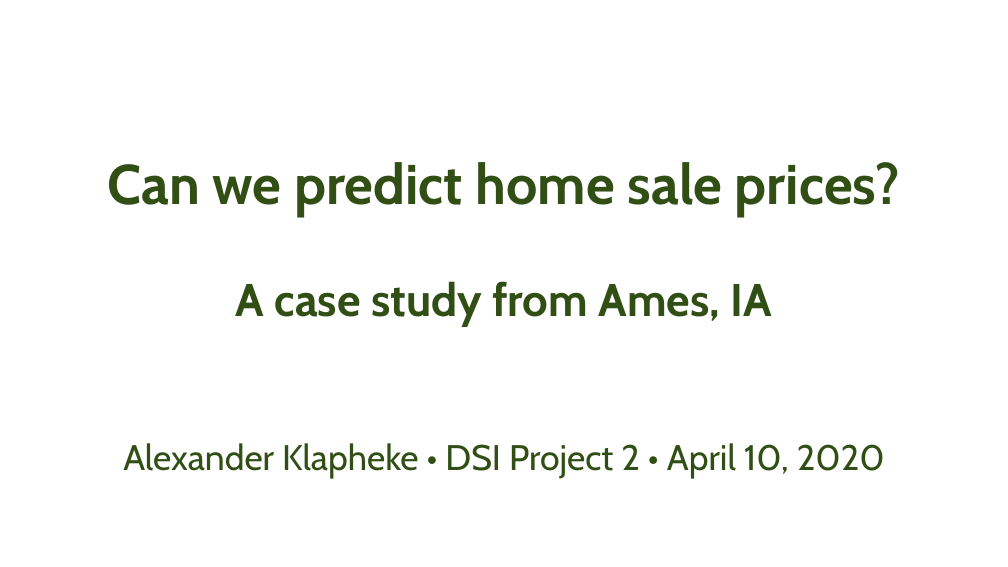
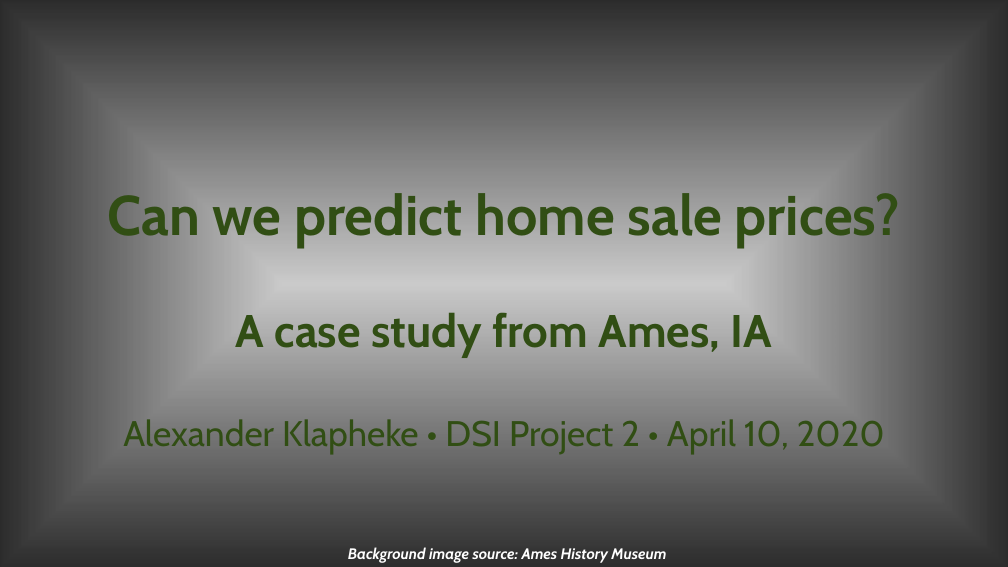
Before and after one commit to alexklapheke/ames, a slide deck: slide 1 of Ames-slides.odp. Drawn at 1008x567 pixels with LibreOffice and Linux fonts; fonts in the diff are those of the drawing; background and template pictures are left out; a plain dark background stands for a picture behind light text. Boxes give left, top, right and bottom in pixels: in the first picture for what was removed or moved away, otherwise in the second. Text is boxed around its words. In the diff, an @@ line names an element or a change of style, - is before the commit and + after.

Commit message:
Fix title slide

```diff
--- a/Ames-slides.odp
+++ b/Ames-slides.odp
@@ subtitle "Can we predict home sale ...": place and size @@
-subtitle "Can we predict home sale ..." at (107,162,900,478)
+subtitle "Can we predict home sale ..." at (0,0,1008,567)
@@ subtitle "Can we predict home sale ..." at (0,0,1008,567): fill none to gradient #FFFFFF @@
@@ text "Background image source: Ames History ...": place and size @@
-text "Background image source: Ames History ..." at (307,489,701,520)
+text "Background image source: Ames History ..." at (348,547,666,563)
@@ text "Background image source: Ames History ..." at (348,547,666,563): bold on @@
```
Also in this commit, not shown: 2 other files.
